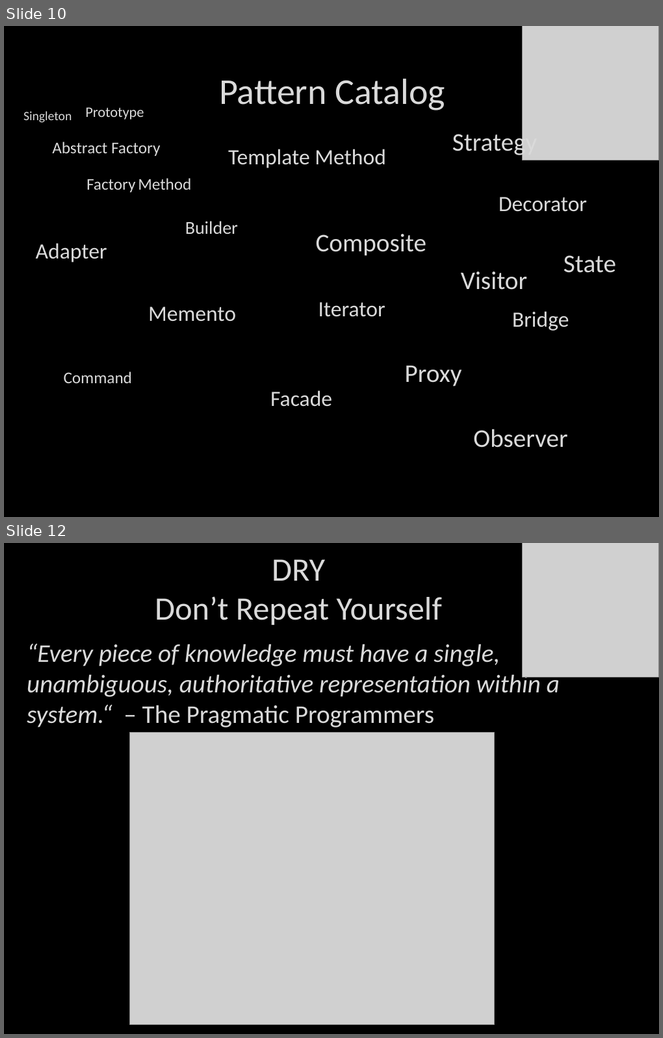
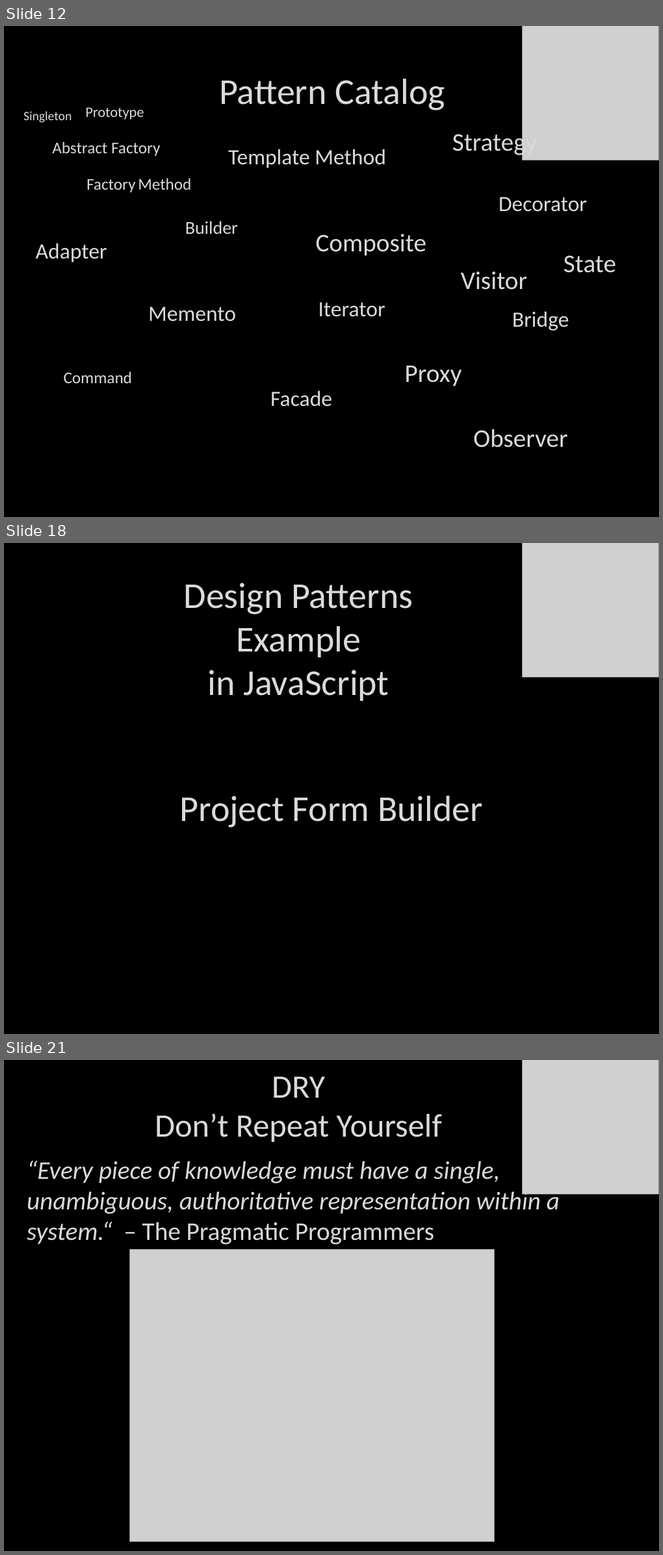
Before and after one commit to itenium-be/Talk-DesignPatterns, a slide deck: patterns.pptx. Shown one above the other, each under a label of ours: slides 10 and 12 before the commit, slides 12, 18 and 21 after it; the slides between them are not shown. The pictures are 663x1038 and 663x1555 pixels, drawn with LibreOffice and Linux fonts; fonts in the diff are those of the drawing; grey boxes stand for pictures; background and template pictures are left out. Boxes give left, top, right and bottom in pixels: in the first picture for what was removed or moved away, otherwise in the second. Text is boxed around its words. In the diff, an @@ line names an element or a change of style, - is before the commit and + after.

```diff
--- a/patterns.pptx
+++ b/patterns.pptx
@@ slide 18 added at box(4, 543, 659, 1034), background picture (left out) @@
@@ picture added at box(523, 543, 659, 677) @@
@@ text added at box(184, 583, 413, 701), 40 pt, text #DADADA @@
+Design Patterns
+Example
+in JavaScript
@@ title added at box(180, 796, 483, 828), 40 pt, text #DADADA @@
+Project Form Builder
@@ what was slide 10 is now slide 12 @@
@@ what was slide 12 is now slide 21 @@
```
Also in this commit, not shown: 8 slides changed, 5 other slides added, 1 other file.
